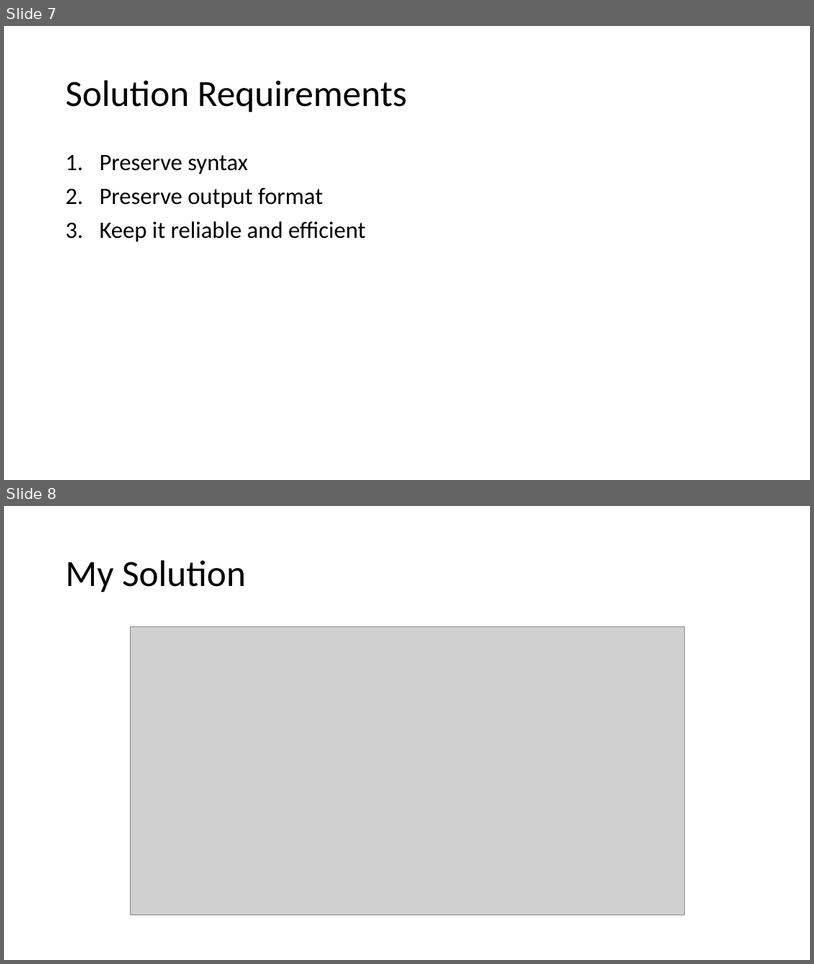
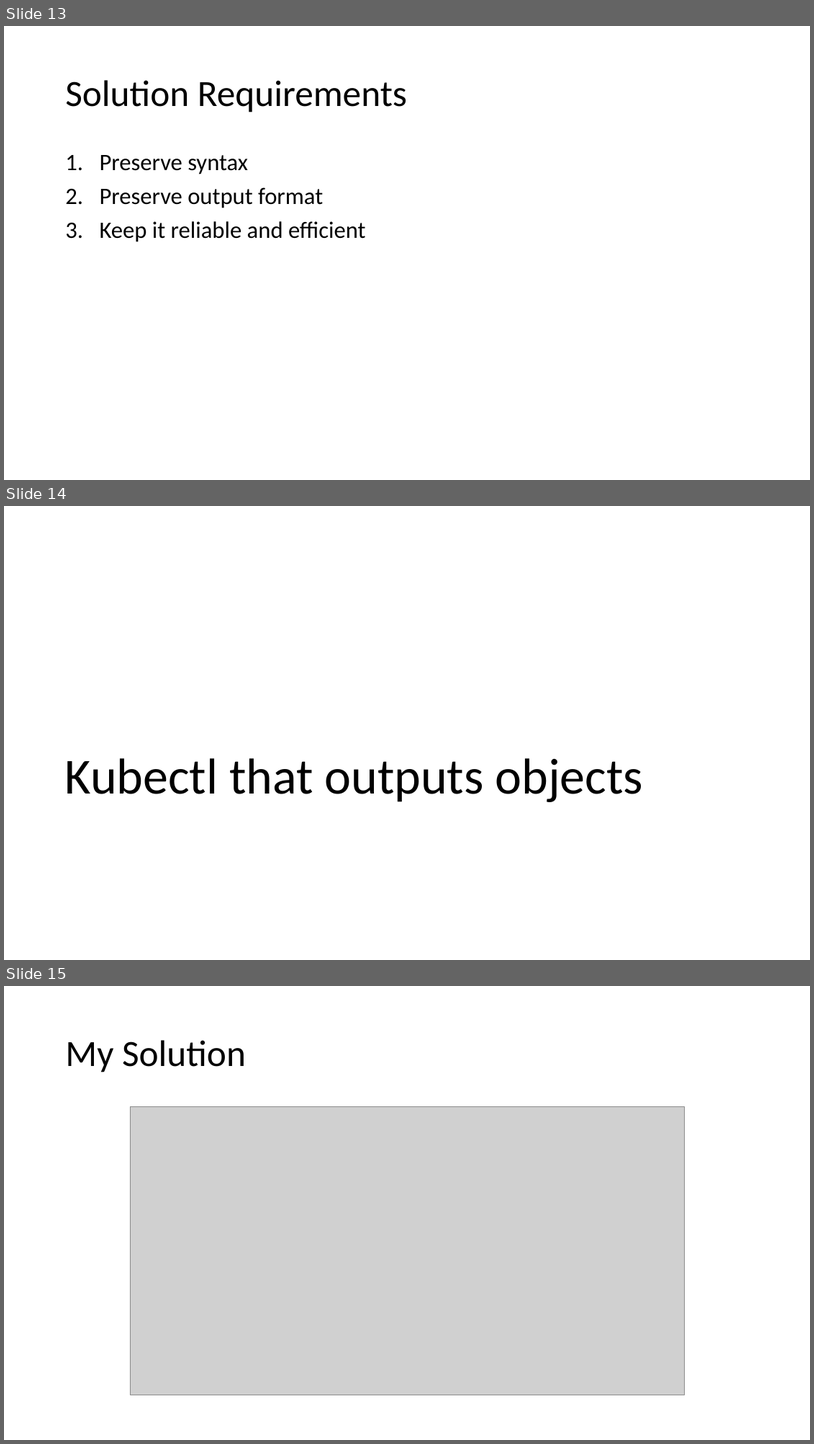
Before and after one commit to ThePoShWolf/Sessions, a slide deck: 2023-04-27 - Making Kubectl PowerShell friendly/PowerShell Summit 2023 - Making Kubectl PowerShell friendly.pptx. Shown one above the other, each under a label of ours: slides 7 and 8 before the commit, slides 13, 14 and 15 after it. The pictures are 814x964 and 814x1444 pixels, drawn with LibreOffice and Linux fonts; fonts in the diff are those of the drawing; grey boxes stand for pictures; background and template pictures are left out. Boxes give left, top, right and bottom in pixels: in the first picture for what was removed or moved away, otherwise in the second. Text is boxed around its words. In the diff, an @@ line names an element or a change of style, - is before the commit and + after.

```diff
--- a/2023-04-27 - Making Kubectl PowerShell friendly/PowerShell Summit 2023 - Making Kubectl PowerShell friendly.pptx
+++ b/2023-04-27 - Making Kubectl PowerShell friendly/PowerShell Summit 2023 - Making Kubectl PowerShell friendly.pptx
@@ slide 14 added at bbox=[4, 506, 810, 960], background picture (left out) @@
@@ title added at bbox=[65, 758, 643, 802], 60 pt, text #000000 @@
+Kubectl that outputs objects
@@ what was slide 7 is now slide 13 @@
@@ what was slide 8 is now slide 15 @@
```
Also in this commit, not shown: 4 slides changed, 8 other slides added.
